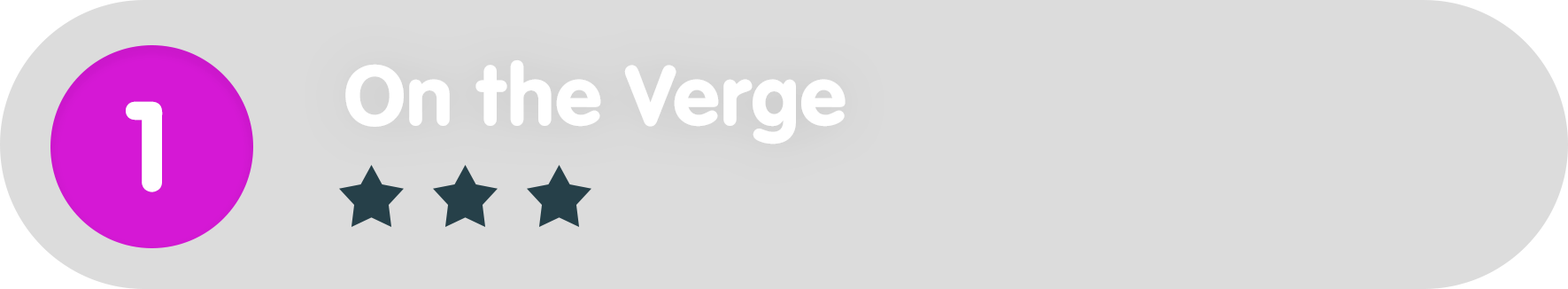
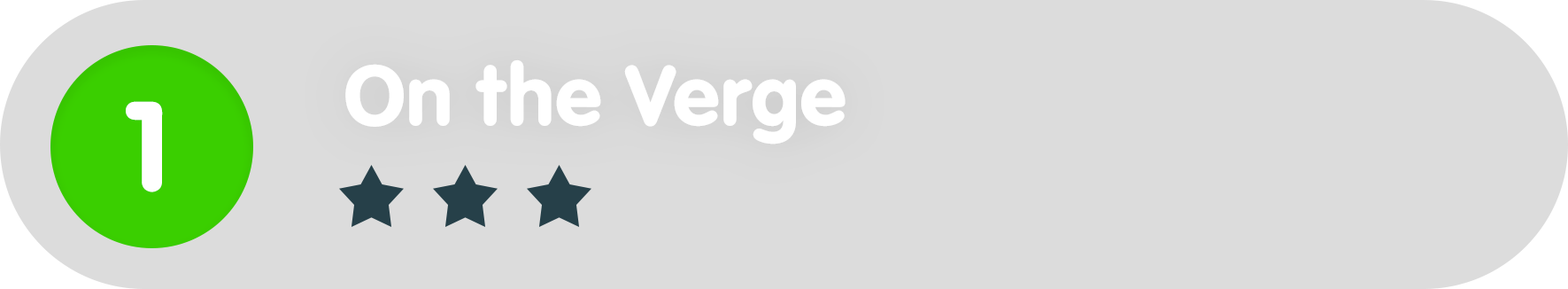
Layer changes from the first (1568, 289) image to the second:
painted on "Ellipse_green" over [50,45,254,248]
